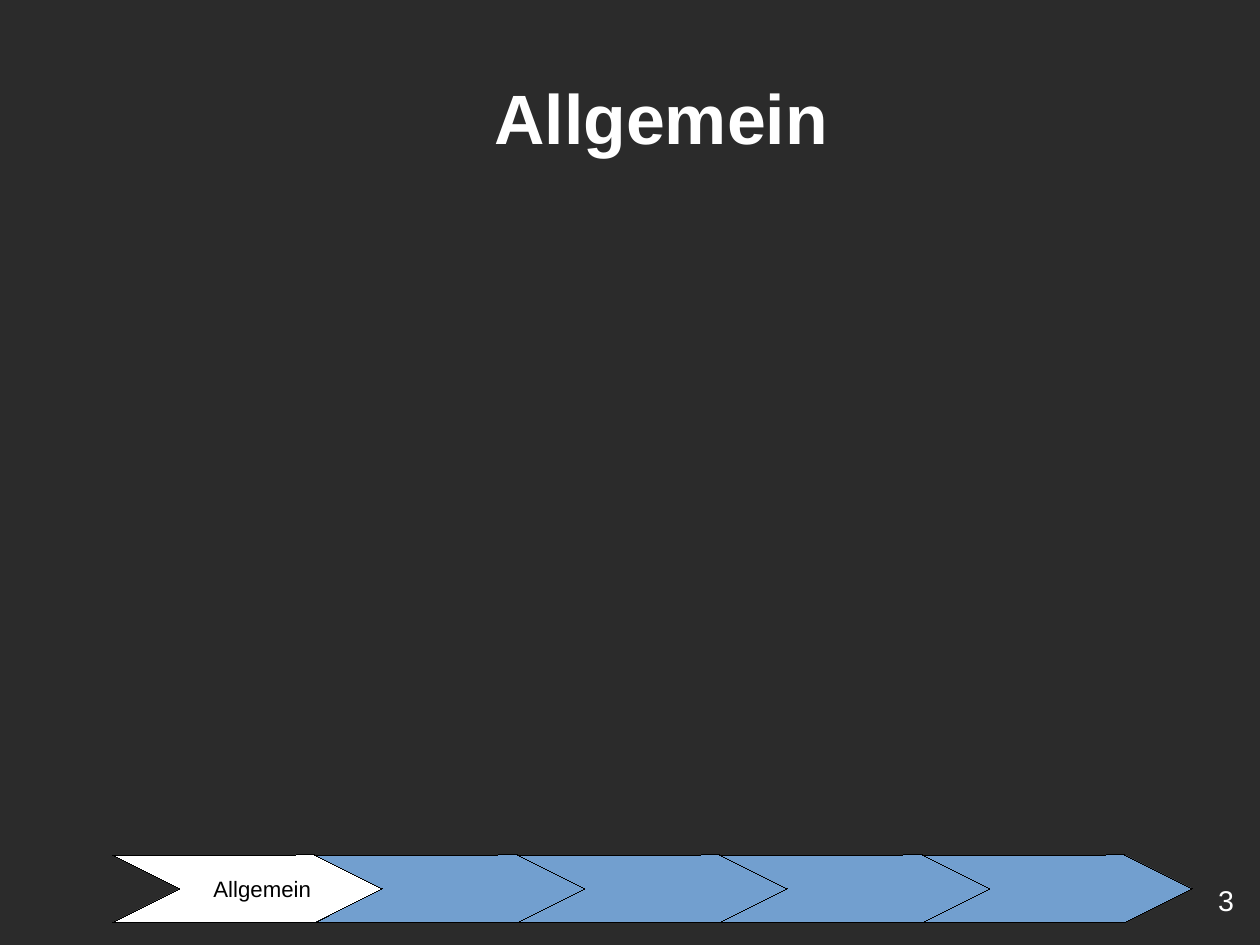
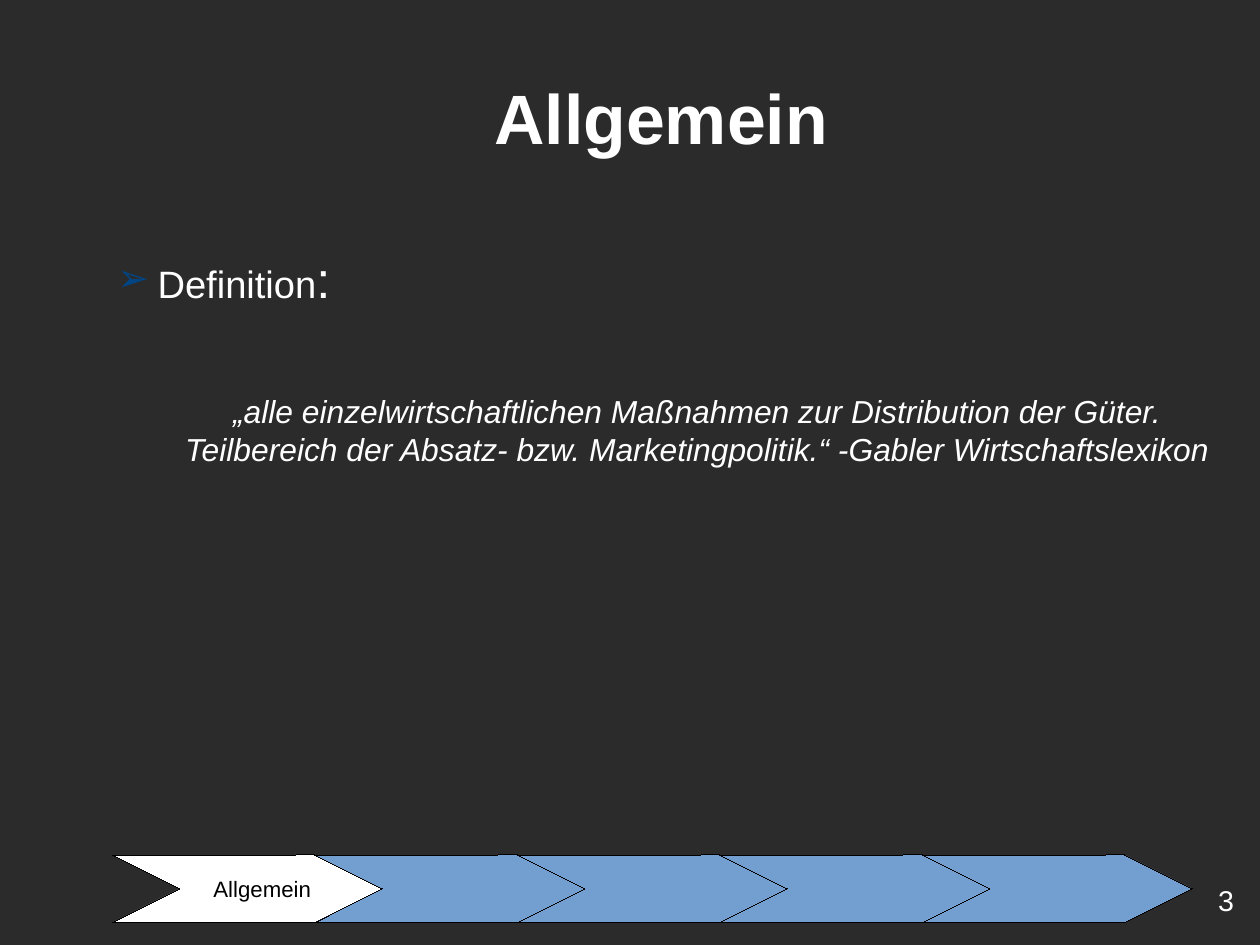
Before and after one commit to ChristianMarzianGithub/WGBlockWoche2Praesentation, a slide deck: slide 3 of TemplateHellGrauBlau.odp. Drawn at 1260x945 pixels with LibreOffice and Linux fonts; fonts in the diff are those of the drawing; background and template pictures are left out; a plain dark background stands for a picture behind light text. Boxes give left, top, right and bottom in pixels: in the first picture for what was removed or moved away, otherwise in the second. Text is boxed around its words. In the diff, an @@ line names an element or a change of style, - is before the commit and + after.

```diff
--- a/TemplateHellGrauBlau.odp
+++ b/TemplateHellGrauBlau.odp
@@ text added at [158, 270, 1209, 467], 20 pt, text #FFFFFF, italic @@
+➢ Definition:
+„alle einzelwirtschaftlichen Maßnahmen zur Distribution der Güter. Teilbereich der Absatz- bzw. Marketingpolitik.“ -Gabler Wirtschaftslexikon
```
Also in this commit, not shown: 6 other slides changed.
